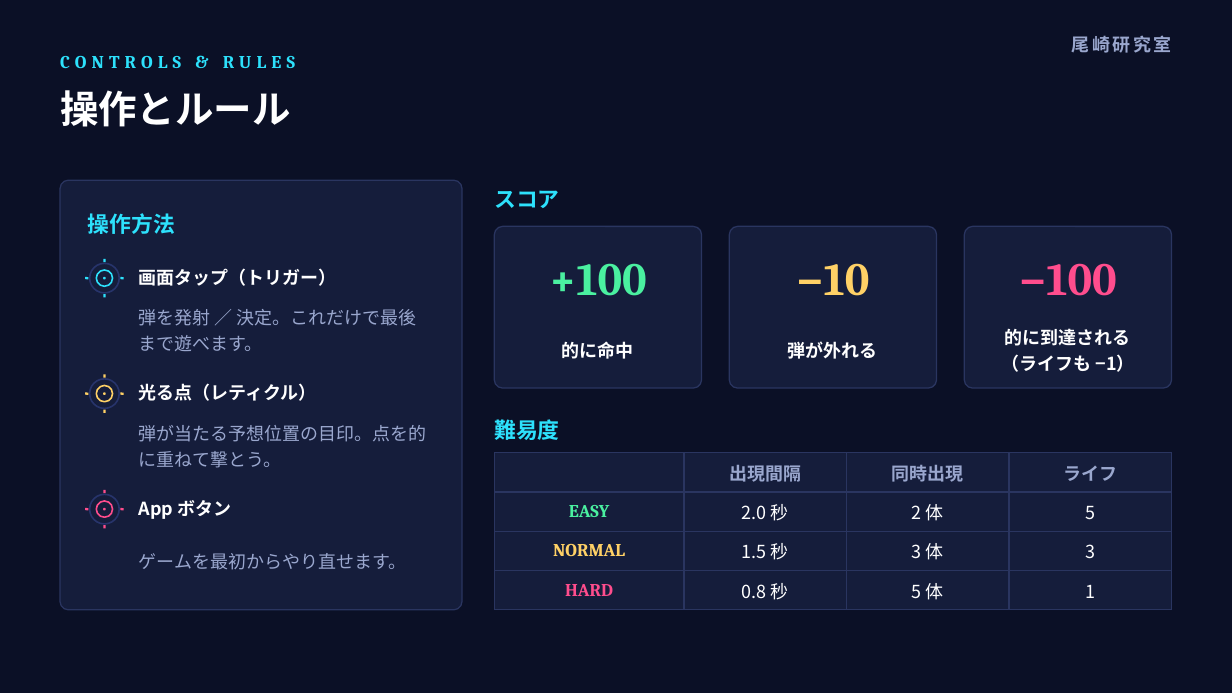
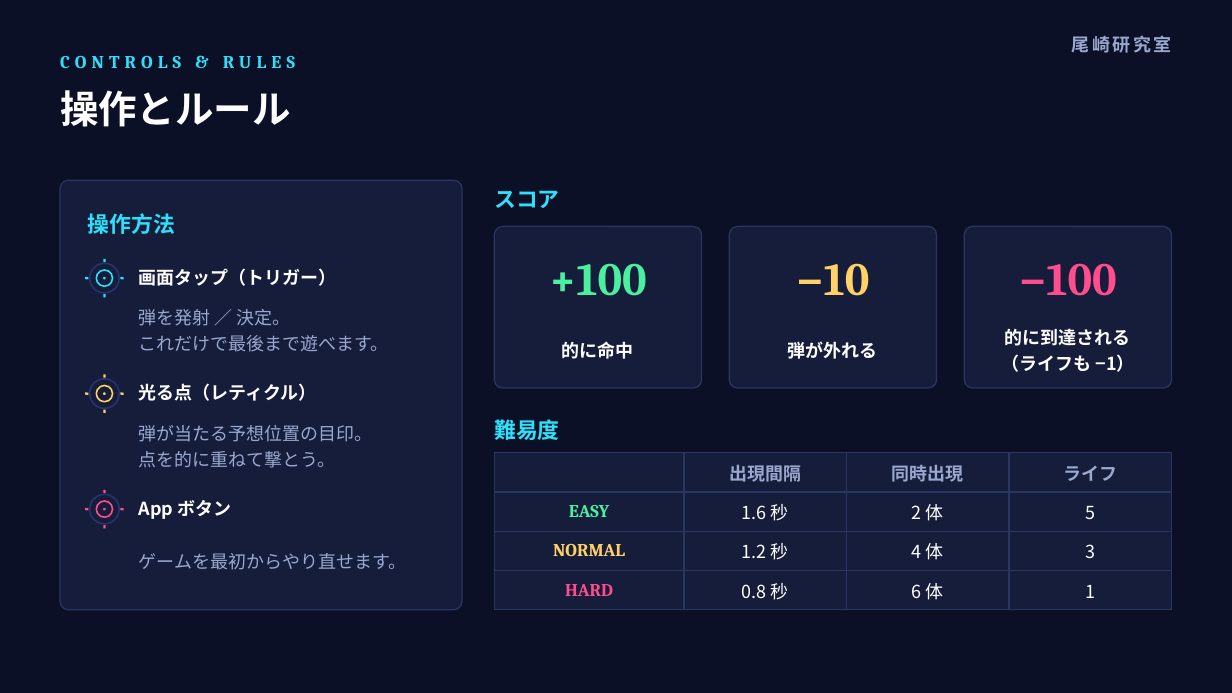
Before and after one commit to Garden-Tree/xreal-shooting, a slide deck: slide 3 of オープンキャンパス紹介スライド.pptx. Drawn at 1232x693 pixels with LibreOffice and Linux fonts; fonts in the diff are those of the drawing. Boxes give left, top, right and bottom in pixels: in the first picture for what was removed or moved away, otherwise in the second. Text is boxed around its words. In the diff, an @@ line names an element or a change of style, - is before the commit and + after.

```diff
--- a/オープンキャンパス紹介スライド.pptx
+++ b/オープンキャンパス紹介スライド.pptx
@@ text at <box>139,309,389,352</box>: spaces changed @@
-弾を発射 ／ 決定。これだけで最後まで遊べます。
+弾を発射 ／ 決定。
+これだけで最後まで遊べます。
@@ text at <box>139,425,373,468</box>: spaces changed @@
-弾が当たる予想位置の目印。点を的に重ねて撃とう。
+弾が当たる予想位置の目印。
+点を的に重ねて撃とう。
@@ table at <box>494,453,1172,610</box> @@
-row 2, column 2: 2.0 秒
+row 2, column 2: 1.6 秒
-row 3, column 2: 1.5 秒
+row 3, column 2: 1.2 秒
-row 3, column 3: 3 体
+row 3, column 3: 4 体
-row 4, column 3: 5 体
+row 4, column 3: 6 体
```
Also in this commit, not shown: 3 other slides changed, 4 other files.
